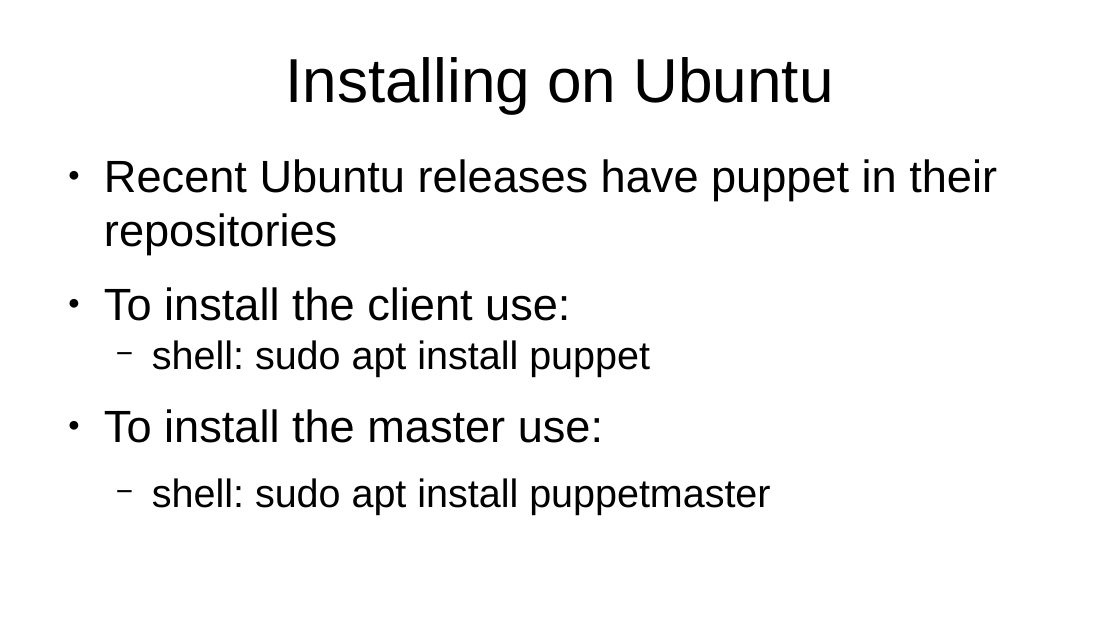
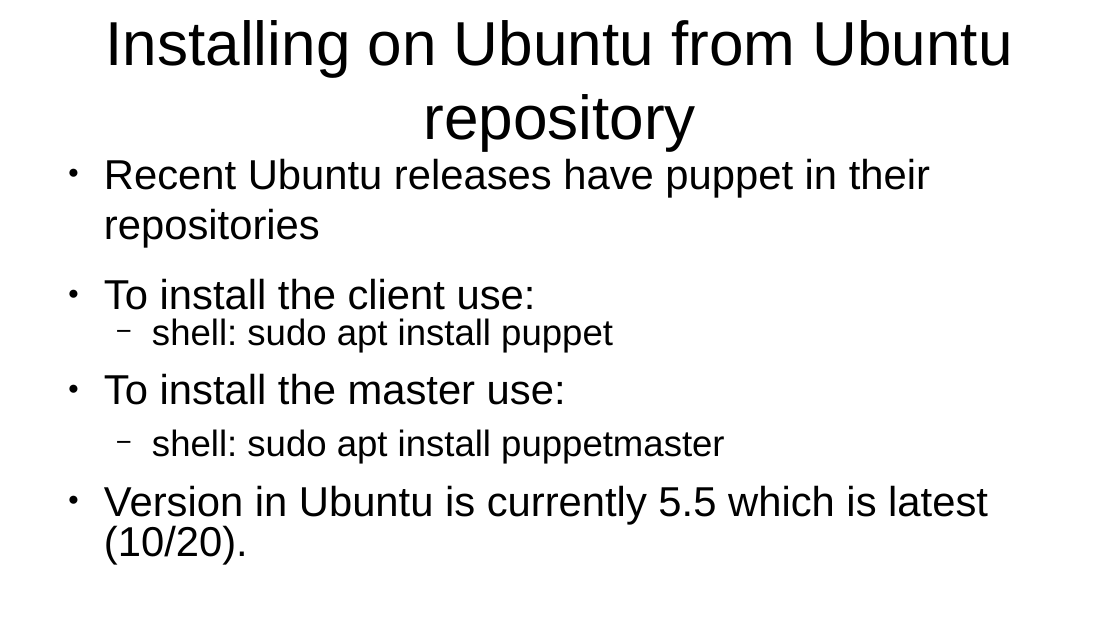
Before and after one commit to veltzer/teaching-puppet, a slide deck: slide 20 of slides.odp (slide 3 before the commit). Drawn at 1120x630 pixels with LibreOffice and Linux fonts; fonts in the diff are those of the drawing. Boxes give left, top, right and bottom in pixels: in the first picture for what was removed or moved away, otherwise in the second. Text is boxed around its words. In the diff, an @@ line names an element or a change of style, - is before the commit and + after.

```diff
--- a/slides.odp
+++ b/slides.odp
@@ title at (106,20,1013,151): text changed @@
-Installing on Ubuntu
+Installing on Ubuntu from Ubuntu repository
@@ text at (104,158,930,464): size 32 to 29.6 pt in "Recent Ubuntu releases have puppet in their ...", "To install the client use:", "To install the master use:"; size 28 to 25.9 pt in "shell: sudo apt install puppet", "shell: sudo apt install puppetmaster"; line spacing 1 to 0.8 @@
@@ text at (104,485,988,524): paragraph added @@
+● Version in Ubuntu is currently 5.5 which is latest (10/20).
```
Also in this commit, not shown: 20 slides added, 11 other files.
